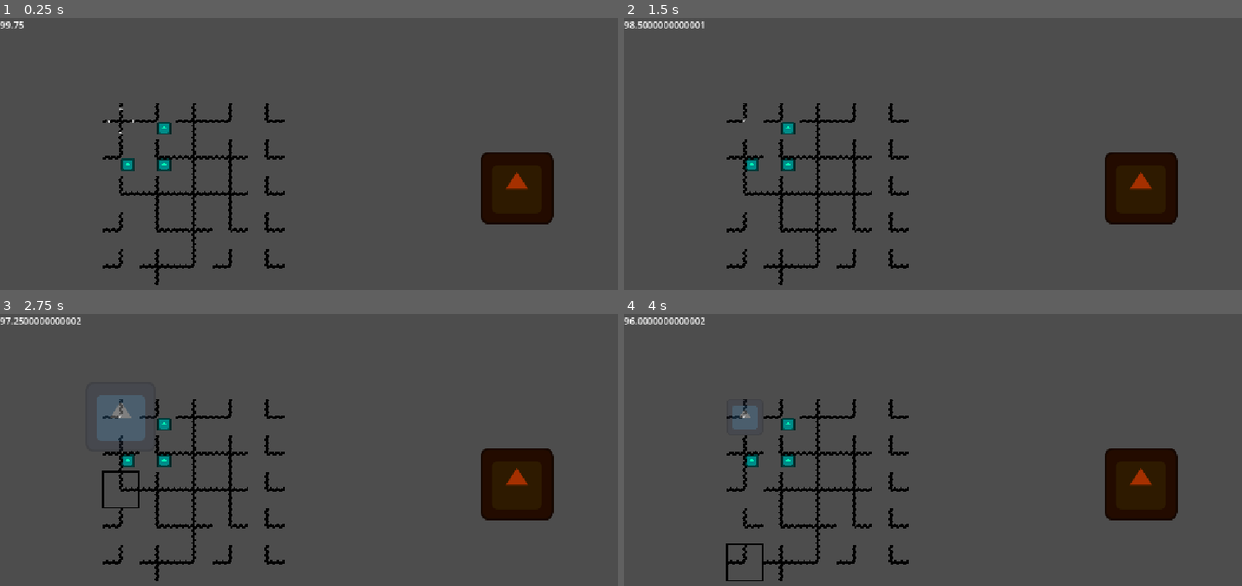
Above: before the commit, frames 1-4 (two rows, left to right).
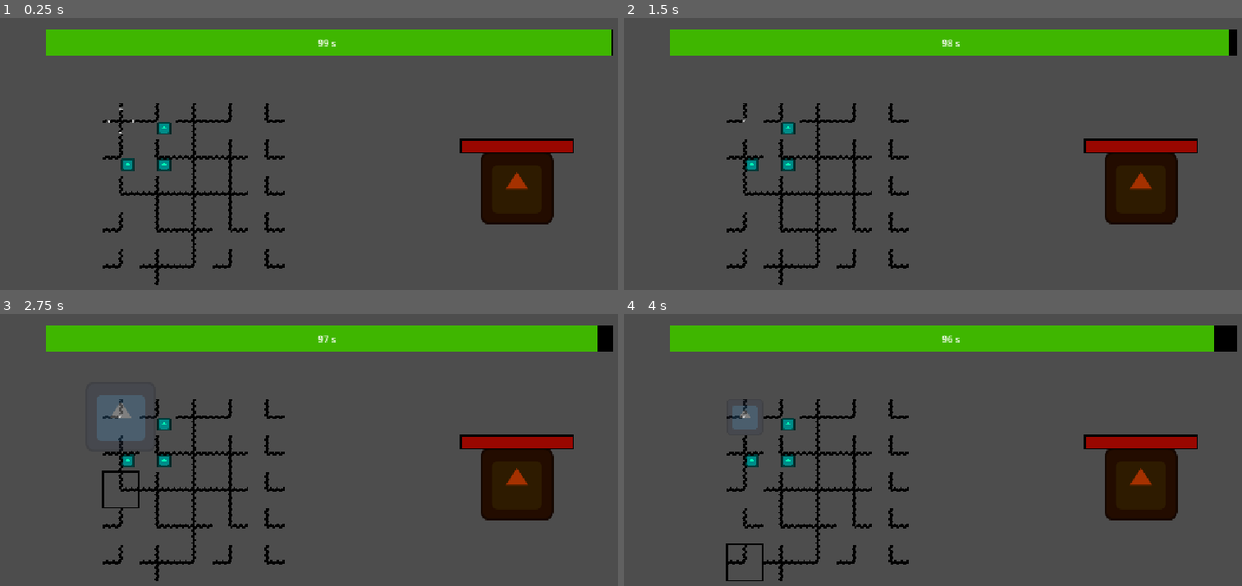
Above: after the commit, the same moments.

Repository: MagnusLucas/gmtk2026
Game: Godot game, scene res://scenes/level_manager.tscn
Same seed, same stepped clock (60 frames per second), same inputs: the game is played once before the commit and once after it. The engine's default icon, where the game draws it, is replaced by a stand-in: a white triangle on a blue panel in a dark square.
Inputs (mouse positions are in pixels of both pictures, inside the frame that each line leads up to):
- Up to frame 1 (0.25 s): no input
- Up to frame 2 (1.5 s): move the mouse to (747, 121) at 0.52 s; click (747, 121) at 0.67 s; move the mouse to (747, 156) at 1.27 s; click (747, 156) at 1.42 s
- Up to frame 3 (2.75 s): move the mouse to (123, 490) at 2.02 s; click (123, 490) at 2.17 s
- Up to frame 4 (4 s): move the mouse to (747, 526) at 2.77 s; click (747, 526) at 2.92 s; move the mouse to (747, 561) at 3.52 s; click (747, 561) at 3.67 s

The runs differ from the first frame. In frame 1, 9.9% of the frame differs, in the area x 0-100%, y 1-50%; in frame 2, 10%; in frame 3, 10%; in frame 4, 10%.

Commit message:
Added health bar and timer basic visuals

Diff:
--- a/i am honestly not sure but dont wanna leave a mess/boss.gd
+++ b/i am honestly not sure but dont wanna leave a mess/boss.gd
@@ -7,19 +7,26 @@
 # - życie
 # - set of attacks that will change postitions of players????
 # - totalny countdown
+@onready var progress_bar: ProgressBar = $ProgressBar
+
 
 # Called when the node enters the scene tree for the first time.
 func _ready() -> void:
 	$AnimatedSprite2D.sprite_frames = stats.animated_texture_frames
-	%Countdown.wait_time = stats.time_countdown
-	%Countdown.start()
 	$AnimationPlayer.play("idle_bounce")
 	health = stats.health
+	_update_visuals()
 
 
 func take_damage(amount: float) -> void:
 	health -= amount
+	_update_visuals()
 	if health <= 0:
 		queue_free()
 		if get_tree().get_node_count_in_group("enemy") == 1:
 			get_owner().win()
+
+
+func _update_visuals() -> void:
+	progress_bar.max_value = stats.health
+	progress_bar.value = health
--- a/i am honestly not sure but dont wanna leave a mess/label.gd
+++ /dev/null
@@ -1,5 +0,0 @@
-extends Label
-
-# Called every frame. 'delta' is the elapsed time since the previous frame.
-func _process(_delta: float) -> void:
-	text = str(%Countdown.time_left)
--- a/i am honestly not sure but dont wanna leave a mess/level_manager.gd
+++ b/i am honestly not sure but dont wanna leave a mess/level_manager.gd
@@ -1,5 +1,14 @@
 class_name LevelManager
 extends Node
+
+@export var boss: Boss
+
+@onready var level_timer: Timer = $LevelTimer
+
+func _ready() -> void:
+	var time_to_beat_level: float = boss.stats.time_countdown
+	level_timer.start(time_to_beat_level)
+	level_timer.timeout.connect(_on_countdown_timeout, CONNECT_ONE_SHOT)
 
 
 func _on_countdown_timeout() -> void:
--- /dev/null
+++ b/scenes/boss.tscn
@@ -0,0 +1,99 @@
+[gd_scene format=3 uid="uid://dl5epcybgax8k"]
+
+[ext_resource type="Script" uid="uid://c4esl5m6hep" path="res://i am honestly not sure but dont wanna leave a mess/boss.gd" id="1_jncid"]
+[ext_resource type="SpriteFrames" uid="uid://bo6e32el8xevx" path="res://assets/placeholder_sprite_frames.tres" id="2_qnbj4"]
+[ext_resource type="Script" uid="uid://dl6hh4bpjeyl7" path="res://data/boss_resource.gd" id="3_r3bxh"]
+
+[sub_resource type="Resource" id="Resource_3maf5"]
+script = ExtResource("3_r3bxh")
+health = 15
+animated_texture_frames = ExtResource("2_qnbj4")
+metadata/_custom_type_script = "uid://dl6hh4bpjeyl7"
+
+[sub_resource type="SpriteFrames" id="SpriteFrames_hgse7"]
+
+[sub_resource type="Animation" id="Animation_5x5fn"]
+length = 0.13333334
+tracks/0/type = "value"
+tracks/0/imported = false
+tracks/0/enabled = true
+tracks/0/path = NodePath("Boss/AnimatedSprite2D:scale")
+tracks/0/interp = 1
+tracks/0/loop_wrap = true
+tracks/0/keys = {
+"times": PackedFloat32Array(0),
+"transitions": PackedFloat32Array(1),
+"update": 0,
+"values": [Vector2(1, 1)]
+}
+
+[sub_resource type="Animation" id="Animation_bj8vm"]
+resource_name = "new_animation"
+length = 0.3
+loop_mode = 1
+tracks/0/type = "value"
+tracks/0/imported = false
+tracks/0/enabled = true
+tracks/0/path = NodePath("Boss/AnimatedSprite2D:scale")
+tracks/0/interp = 1
+tracks/0/loop_wrap = true
+tracks/0/keys = {
+"times": PackedFloat32Array(0, 0.06666667, 0.2, 0.23333333),
+"transitions": PackedFloat32Array(1, 2.639016, 2.7320821, 0.13397163),
+"update": 0,
+"values": [Vector2(1, 1), Vector2(1.5, 0.4), Vector2(0.9, 1.1), Vector2(1, 1)]
+}
+
+[sub_resource type="AnimationLibrary" id="AnimationLibrary_s60hn"]
+_data = {
+&"RESET": SubResource("Animation_5x5fn"),
+&"idle_bounce": SubResource("Animation_bj8vm")
+}
+
+[sub_resource type="RectangleShape2D" id="RectangleShape2D_hgse7"]
+
+[sub_resource type="StyleBoxFlat" id="StyleBoxFlat_g4v7s"]
+bg_color = Color(0, 0, 0, 1)
+
+[sub_resource type="StyleBoxFlat" id="StyleBoxFlat_yf5fn"]
+bg_color = Color(0.6, 0.02745098, 0, 1)
+border_width_left = 3
+border_width_top = 3
+border_width_right = 3
+border_width_bottom = 3
+border_color = Color(0, 0, 0, 1)
+
+[node name="Boss" type="Area2D" unique_id=1872328963 groups=["enemy"]]
+collision_layer = 2
+script = ExtResource("1_jncid")
+stats = SubResource("Resource_3maf5")
+
+[node name="AnimatedSprite2D" type="AnimatedSprite2D" parent="." unique_id=1443914837]
+modulate = Color(0.64705884, 0.19215687, 0, 1)
+sprite_frames = SubResource("SpriteFrames_hgse7")
+
+[node name="AnimationPlayer" type="AnimationPlayer" parent="." unique_id=1538913439]
+active = false
+root_node = NodePath("../..")
+libraries/ = SubResource("AnimationLibrary_s60hn")
+
+[node name="CollisionShape2D" type="CollisionShape2D" parent="." unique_id=905721456]
+shape = SubResource("RectangleShape2D_hgse7")
+
+[node name="ProgressBar" type="ProgressBar" parent="." unique_id=76022076]
+anchors_preset = 7
+anchor_left = 0.5
+anchor_top = 1.0
+anchor_right = 0.5
+anchor_bottom = 1.0
+offset_left = -100.0
+offset_top = -87.0
+offset_right = 100.0
+offset_bottom = -60.0
+grow_horizontal = 2
+grow_vertical = 0
+theme_override_constants/outline_size = 10
+theme_override_styles/background = SubResource("StyleBoxFlat_g4v7s")
+theme_override_styles/fill = SubResource("StyleBoxFlat_yf5fn")
+value = 50.0
+show_percentage = false
--- a/scenes/level_manager.tscn
+++ b/scenes/level_manager.tscn
@@ -1,93 +1,146 @@
 [gd_scene format=3 uid="uid://cgktk2s24v6mw"]
 
-[ext_resource type="Script" uid="uid://c4esl5m6hep" path="res://i am honestly not sure but dont wanna leave a mess/boss.gd" id="1_3maf5"]
 [ext_resource type="Script" uid="uid://db210udx0pgua" path="res://i am honestly not sure but dont wanna leave a mess/level_manager.gd" id="1_ftccg"]
-[ext_resource type="SpriteFrames" uid="uid://bo6e32el8xevx" path="res://assets/placeholder_sprite_frames.tres" id="2_bj8vm"]
-[ext_resource type="Script" uid="uid://dl6hh4bpjeyl7" path="res://data/boss_resource.gd" id="2_k1abw"]
-[ext_resource type="Script" uid="uid://csb6luywibjym" path="res://i am honestly not sure but dont wanna leave a mess/label.gd" id="4_k1abw"]
+[ext_resource type="PackedScene" uid="uid://dl5epcybgax8k" path="res://scenes/boss.tscn" id="2_kq0y1"]
+[ext_resource type="Script" uid="uid://qufydkc1f8tb" path="res://scenes/time_progress_bar.gd" id="3_8txj0"]
 [ext_resource type="PackedScene" uid="uid://tg80xev8scww" path="res://scenes/player_unit/player_unit.tscn" id="5_cow7c"]
 [ext_resource type="PackedScene" uid="uid://bwpmel6p2x5xv" path="res://scenes/lose_popup.tscn" id="8_fxbef"]
+[ext_resource type="Script" uid="uid://dn7v0mwlwqfd7" path="res://data/bullet_resource.gd" id="10_8txj0"]
 [ext_resource type="Script" uid="uid://ce1gy7bactc6b" path="res://components/bullet_manager.gd" id="10_704g2"]
+[ext_resource type="Texture2D" uid="uid://ciuxyaoktugh5" path="res://icon.svg" id="10_s3v2u"]
 [ext_resource type="PackedScene" uid="uid://d2hmy5ios0876" path="res://scenes/win_popup.tscn" id="10_v5q41"]
+[ext_resource type="Script" uid="uid://rxqs4rh1xy0r" path="res://data/attack_resource.gd" id="11_8txj0"]
 [ext_resource type="PackedScene" uid="uid://k07np4o6ppx" path="res://scenes/board_tile_map_layer.tscn" id="11_s3v2u"]
+[ext_resource type="Script" uid="uid://b0bel2rt4tiin" path="res://data/unit_resource.gd" id="12_h03sj"]
 
-[sub_resource type="Resource" id="Resource_3maf5"]
-script = ExtResource("2_k1abw")
-health = 15
-animated_texture_frames = ExtResource("2_bj8vm")
-metadata/_custom_type_script = "uid://dl6hh4bpjeyl7"
+[sub_resource type="StyleBoxFlat" id="StyleBoxFlat_x285y"]
+bg_color = Color(0, 0, 0, 1)
 
-[sub_resource type="SpriteFrames" id="SpriteFrames_hgse7"]
+[sub_resource type="StyleBoxFlat" id="StyleBoxFlat_yv6w6"]
+bg_color = Color(0.24716693, 0.7151115, 0, 1)
 
-[sub_resource type="Animation" id="Animation_5x5fn"]
-length = 0.13333334
-tracks/0/type = "value"
-tracks/0/imported = false
-tracks/0/enabled = true
-tracks/0/path = NodePath("Boss/AnimatedSprite2D:scale")
-tracks/0/interp = 1
-tracks/0/loop_wrap = true
-tracks/0/keys = {
-"times": PackedFloat32Array(0),
-"transitions": PackedFloat32Array(1),
-"update": 0,
-"values": [Vector2(1, 1)]
-}
+[sub_resource type="SpriteFrames" id="SpriteFrames_s3v2u"]
+resource_local_to_scene = true
+animations = [{
+"frames": [{
+"duration": 1.0,
+"texture": ExtResource("10_s3v2u")
+}],
+"loop": 1,
+"name": &"default",
+"speed": 5.0
+}]
 
-[sub_resource type="Animation" id="Animation_bj8vm"]
-resource_name = "new_animation"
-length = 0.3
-loop_mode = 1
-tracks/0/type = "value"
-tracks/0/imported = false
-tracks/0/enabled = true
-tracks/0/path = NodePath("Boss/AnimatedSprite2D:scale")
-tracks/0/interp = 1
-tracks/0/loop_wrap = true
-tracks/0/keys = {
-"times": PackedFloat32Array(0, 0.06666667, 0.2, 0.23333333),
-"transitions": PackedFloat32Array(1, 2.639016, 2.7320821, 0.13397163),
-"update": 0,
-"values": [Vector2(1, 1), Vector2(1.5, 0.4), Vector2(0.9, 1.1), Vector2(1, 1)]
-}
+[sub_resource type="Gradient" id="Gradient_olled"]
+interpolation_mode = 1
+offsets = PackedFloat32Array(0, 0.3955224)
+colors = PackedColorArray(0, 0, 0, 1, 1, 1, 1, 0)
 
-[sub_resource type="AnimationLibrary" id="AnimationLibrary_s60hn"]
-_data = {
-&"RESET": SubResource("Animation_5x5fn"),
-&"idle_bounce": SubResource("Animation_bj8vm")
-}
+[sub_resource type="GradientTexture2D" id="GradientTexture2D_qkmtv"]
+gradient = SubResource("Gradient_olled")
+width = 32
+height = 32
+fill = 1
+fill_from = Vector2(0.5, 0.5)
 
-[sub_resource type="RectangleShape2D" id="RectangleShape2D_hgse7"]
+[sub_resource type="Resource" id="Resource_h03sj"]
+script = ExtResource("10_8txj0")
+texture = SubResource("GradientTexture2D_qkmtv")
+damage = 2.5
+fly_time = 1.0
+metadata/_custom_type_script = "uid://dn7v0mwlwqfd7"
 
-[node name="Level_Manager" type="Node" unique_id=503023504]
+[sub_resource type="Resource" id="Resource_8txj0"]
+script = ExtResource("11_8txj0")
+bullet = SubResource("Resource_h03sj")
+metadata/_custom_type_script = "uid://rxqs4rh1xy0r"
+
+[sub_resource type="Resource" id="Resource_2t3te"]
+resource_local_to_scene = true
+script = ExtResource("12_h03sj")
+name = "uni1"
+attacks = Array[ExtResource("11_8txj0")]([SubResource("Resource_8txj0")])
+animated_texture_frames = SubResource("SpriteFrames_s3v2u")
+metadata/_custom_type_script = "uid://b0bel2rt4tiin"
+
+[sub_resource type="SpriteFrames" id="SpriteFrames_vhn1i"]
+resource_local_to_scene = true
+animations = [{
+"frames": [{
+"duration": 1.0,
+"texture": ExtResource("10_s3v2u")
+}],
+"loop": 1,
+"name": &"default",
+"speed": 5.0
+}]
+
+[sub_resource type="Resource" id="Resource_jt70k"]
+resource_local_to_scene = true
+script = ExtResource("12_h03sj")
+name = "uni1"
+attacks = Array[ExtResource("11_8txj0")]([SubResource("Resource_8txj0")])
+animated_texture_frames = SubResource("SpriteFrames_vhn1i")
+metadata/_custom_type_script = "uid://b0bel2rt4tiin"
+
+[sub_resource type="SpriteFrames" id="SpriteFrames_l1ep3"]
+resource_local_to_scene = true
+animations = [{
+"frames": [{
+"duration": 1.0,
+"texture": ExtResource("10_s3v2u")
+}],
+"loop": 1,
+"name": &"default",
+"speed": 5.0
+}]
+
+[sub_resource type="Resource" id="Resource_blm44"]
+resource_local_to_scene = true
+script = ExtResource("12_h03sj")
+name = "uni1"
+attacks = Array[ExtResource("11_8txj0")]([SubResource("Resource_8txj0")])
+animated_texture_frames = SubResource("SpriteFrames_l1ep3")
+metadata/_custom_type_script = "uid://b0bel2rt4tiin"
+
+[node name="Level_Manager" type="Node" unique_id=503023504 node_paths=PackedStringArray("boss")]
 script = ExtResource("1_ftccg")
+boss = NodePath("Boss")
 
-[node name="Boss" type="Area2D" parent="." unique_id=1731674239 groups=["enemy"]]
-modulate = Color(0.6457063, 0.19020623, 0, 1)
+[node name="Boss" parent="." unique_id=1872328963 instance=ExtResource("2_kq0y1")]
 position = Vector2(907, 299)
-collision_layer = 2
-script = ExtResource("1_3maf5")
-stats = SubResource("Resource_3maf5")
 
-[node name="Countdown" type="Timer" parent="Boss" unique_id=516587495]
-unique_name_in_owner = true
-autostart = true
+[node name="LevelTimer" type="Timer" parent="." unique_id=1620503169]
+one_shot = true
 
-[node name="AnimatedSprite2D" type="AnimatedSprite2D" parent="Boss" unique_id=810237230]
-sprite_frames = SubResource("SpriteFrames_hgse7")
+[node name="TimeProgressBar" type="ProgressBar" parent="LevelTimer" unique_id=3649765 node_paths=PackedStringArray("timer")]
+anchors_preset = 10
+anchor_right = 1.0
+offset_left = 80.0
+offset_top = 20.0
+offset_right = -76.0
+offset_bottom = 67.0
+grow_horizontal = 2
+theme_override_styles/background = SubResource("StyleBoxFlat_x285y")
+theme_override_styles/fill = SubResource("StyleBoxFlat_yv6w6")
+value = 7.83
+show_percentage = false
+script = ExtResource("3_8txj0")
+timer = NodePath("..")
 
-[node name="AnimationPlayer" type="AnimationPlayer" parent="Boss" unique_id=315579128]
-active = false
-root_node = NodePath("../..")
-libraries/ = SubResource("AnimationLibrary_s60hn")
-
-[node name="CollisionShape2D" type="CollisionShape2D" parent="Boss" unique_id=1929922966]
-shape = SubResource("RectangleShape2D_hgse7")
-
-[node name="Label" type="Label" parent="." unique_id=1059429564]
-offset_right = 40.0
-offset_bottom = 23.0
-script = ExtResource("4_k1abw")
+[node name="Label" type="Label" parent="LevelTimer/TimeProgressBar" unique_id=1059429564]
+layout_mode = 1
+anchors_preset = 8
+anchor_left = 0.5
+anchor_top = 0.5
+anchor_right = 0.5
+anchor_bottom = 0.5
+offset_left = -20.0
+offset_top = -11.5
+offset_right = 20.0
+offset_bottom = 11.5
+grow_horizontal = 2
+grow_vertical = 2
 
 [node name="LosePopup" parent="." unique_id=804366258 instance=ExtResource("8_fxbef")]
 visible = false
@@ -101,14 +154,15 @@
 
 [node name="Player_Unit" parent="BoardTileMapLayer" unique_id=713205843 instance=ExtResource("5_cow7c")]
 position = Vector2(116, 13)
+stats = SubResource("Resource_2t3te")
 
 [node name="Player_Unit2" parent="BoardTileMapLayer" unique_id=1787286683 instance=ExtResource("5_cow7c")]
 position = Vector2(4, 73)
+stats = SubResource("Resource_jt70k")
 
 [node name="Player_Unit3" parent="BoardTileMapLayer" unique_id=1950395807 instance=ExtResource("5_cow7c")]
 position = Vector2(103, 97)
+stats = SubResource("Resource_blm44")
 
 [node name="BulletManager" type="Node2D" parent="." unique_id=126264017]
 script = ExtResource("10_704g2")
-
-[connection signal="timeout" from="Boss/Countdown" to="." method="_on_countdown_timeout"]
--- /dev/null
+++ b/scenes/time_progress_bar.gd
@@ -0,0 +1,12 @@
+class_name TimeProgressBar
+extends ProgressBar
+
+@export var timer: Timer
+
+@onready var label: Label = $Label
+
+# Called every frame. 'delta' is the elapsed time since the previous frame.
+func _process(_delta: float) -> void:
+	label.text = str(int(timer.time_left)) + " s"
+	max_value = timer.wait_time
+	value = timer.time_left
Not shown, removed: i am honestly not sure but dont wanna leave a mess/label.gd.uid
Not shown, added: scenes/time_progress_bar.gd.uid
